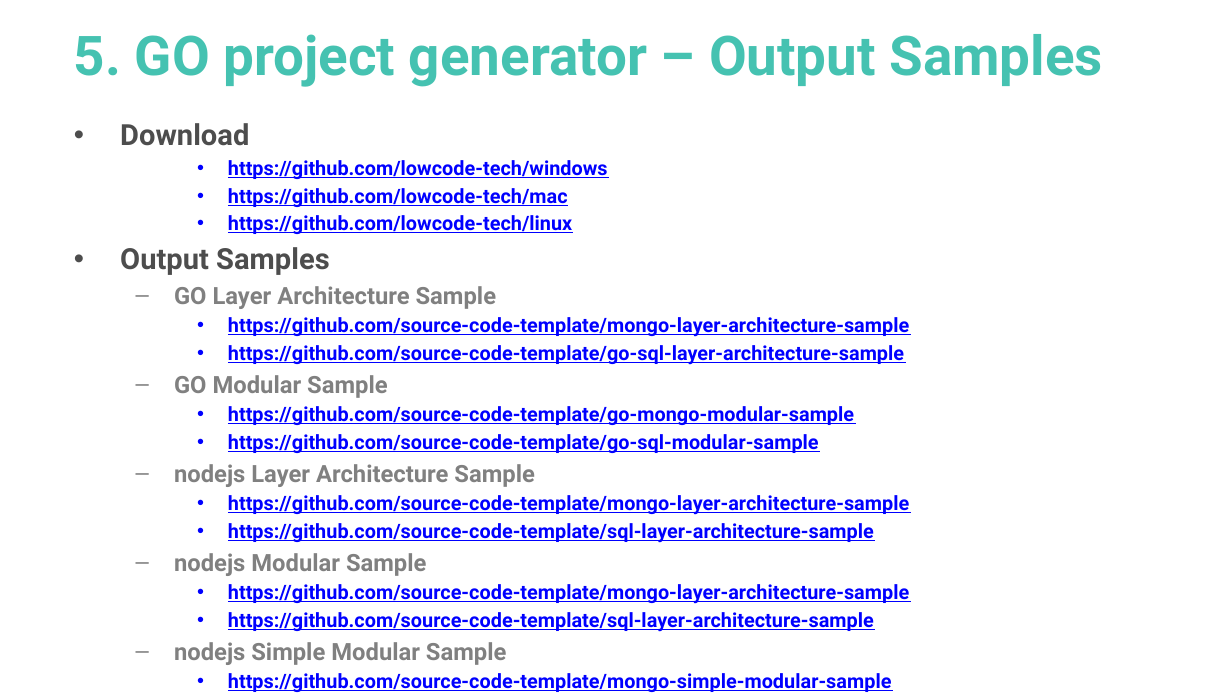
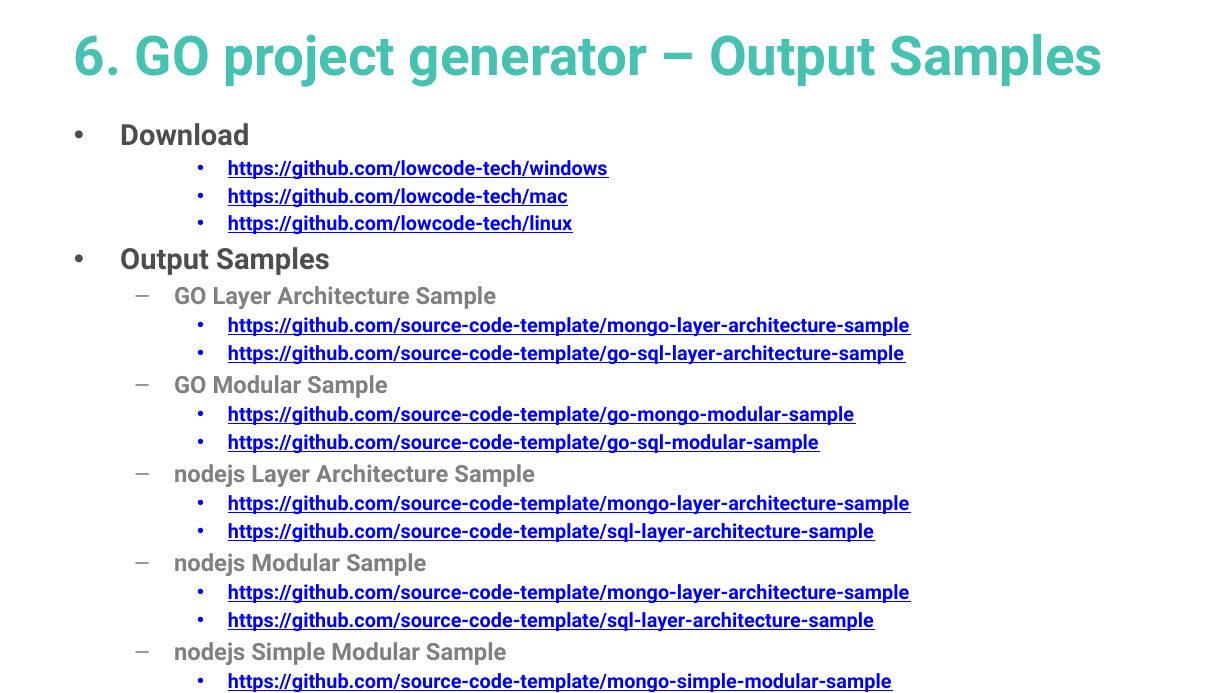
Before and after one commit to go-tutorials/overview, a slide deck: slide 29 of go-tutorial.pptx (slide 27 before the commit). Drawn at 1232x693 pixels with LibreOffice and Linux fonts; fonts in the diff are those of the drawing. Boxes give left, top, right and bottom in pixels: in the first picture for what was removed or moved away, otherwise in the second. Text is boxed around its words. In the diff, an @@ line names an element or a change of style, - is before the commit and + after.

Commit message:
Update slides

```diff
--- a/go-tutorial.pptx
+++ b/go-tutorial.pptx
@@ title at (x1=74, y1=34, x2=1103, y2=87): text changed @@
-5. GO project generator – Output Samples
+6. GO project generator – Output Samples
```
Also in this commit, not shown: 5 other slides changed, 2 slides added, 1 other file.
